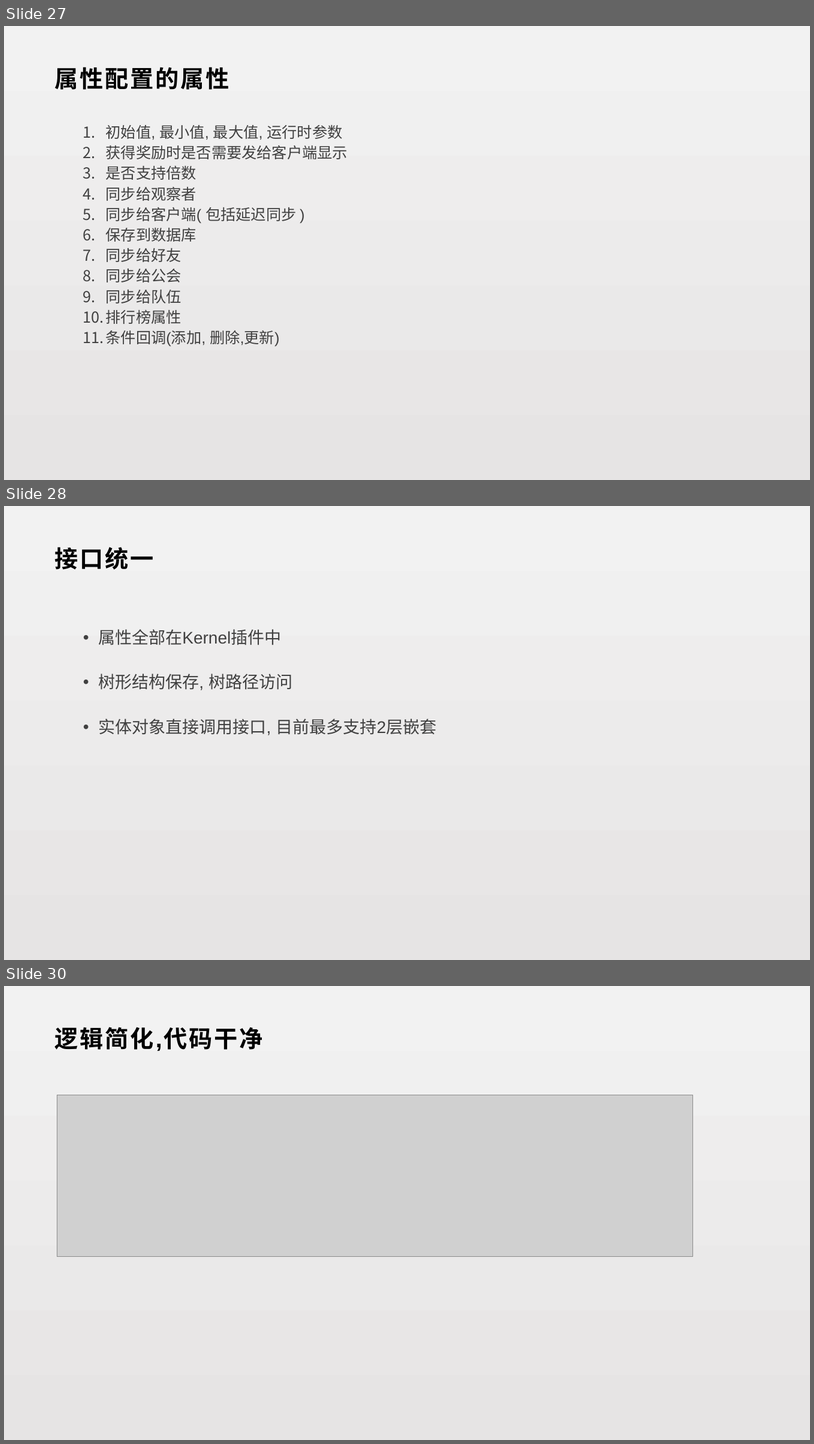
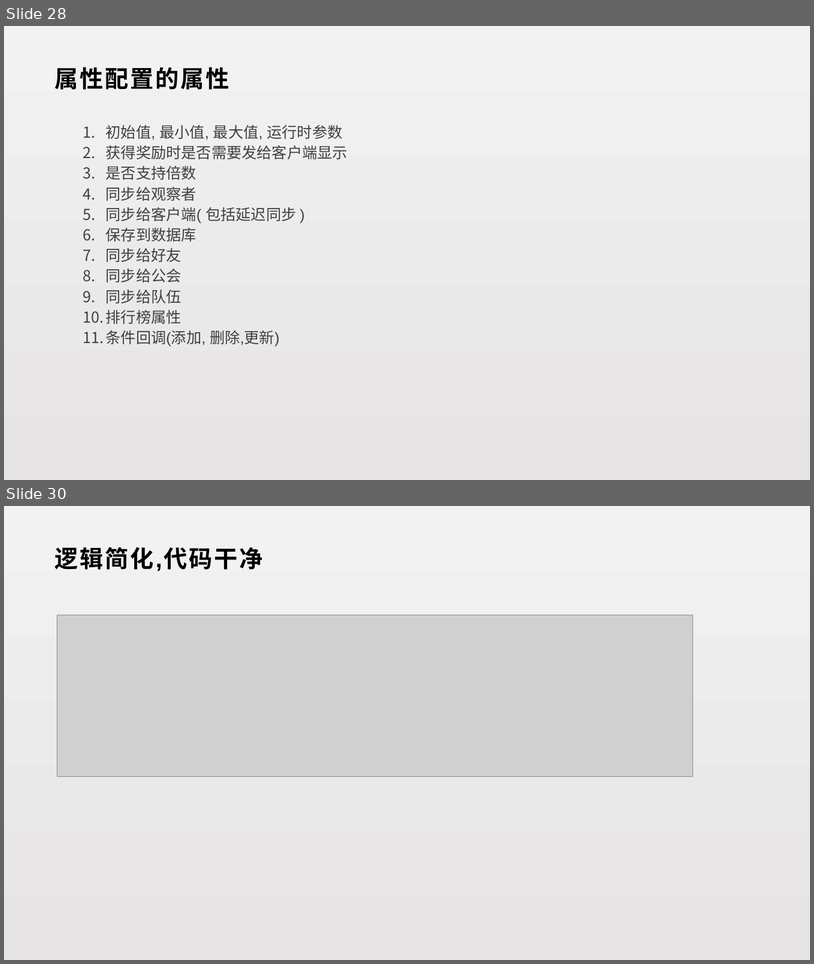
Before and after one commit to lori227/KFrame, a slide deck: _doc/KFrame.pptx. Shown one above the other, each under a label of ours: slides 27, 28 and 30 before the commit, slides 28 and 30 after it; the slides between them are not shown. The pictures are 814x1444 and 814x964 pixels, drawn with LibreOffice and Linux fonts; fonts in the diff are those of the drawing; grey boxes stand for pictures. Boxes give left, top, right and bottom in pixels: in the first picture for what was removed or moved away, otherwise in the second. Text is boxed around its words. In the diff, an @@ line names an element or a change of style, - is before the commit and + after.

```diff
--- a/_doc/KFrame.pptx
+++ b/_doc/KFrame.pptx
@@ slide 28 removed at [4, 506, 810, 960], background gradient #F2F2F2 to #E6E4E4 @@
@@ text removed at [55, 547, 154, 570] @@
-接口统一
@@ text removed at [98, 629, 437, 735] @@
-  • 属性全部在Kernel插件中
-  • 树形结构保存, 树路径访问
-  • 实体对象直接调用接口, 目前最多支持2层嵌套
@@ what was slide 27 is now slide 28 @@
```
Also in this commit, not shown: 8 slides changed, 6 slides added, 1 other slide removed, 1 other file.
